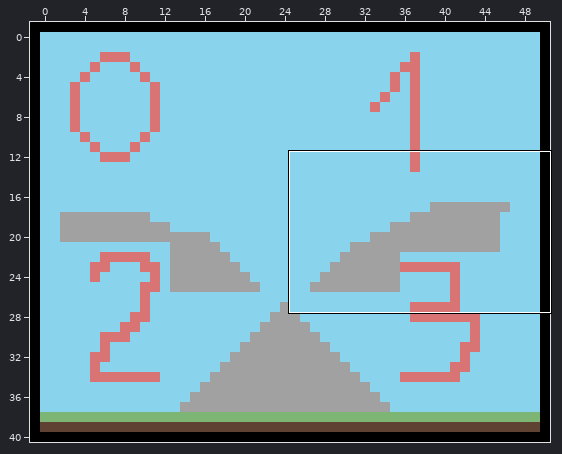
An edit to a level. Tiled map, assets/map/map.tmx. The picture above shows the old version from afar; the outline marks the close-up.
Close-up. The starting point:
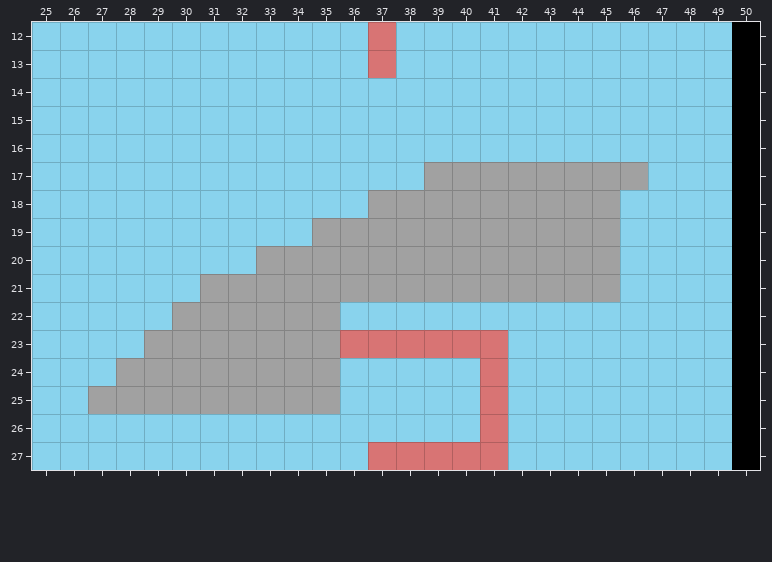
Cells are 32x32 px. Shown: x 25..50, y 12..27. The commit also changed other parts of the map, which this record leaves out. The old version is drawn lined up with the new one.
The result:
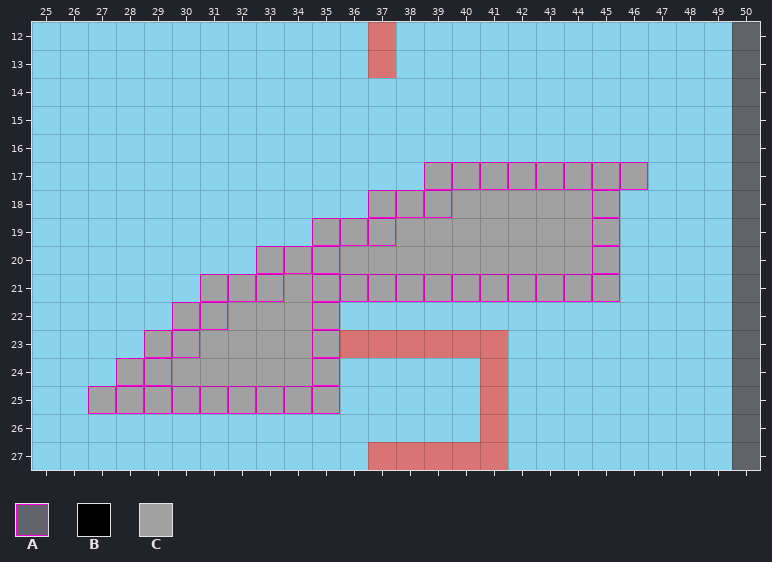
Key: from "tileset": A 0, B 10, C 12.
_ is an empty cell.
The edit:
map size 52x42 -> 50x40 cells (old content now starts at -1,-1; both pictures use the new coordinates)
Layer "map":
The edit adds tile C in row 17 at x 39 to 46; in row 18 at x 37 to 39 and 45; in row 19 at x 35 to 37 and 45; in row 20 at x 33 to 35 and 45; in row 21 at x 31 to 33 and 35 to 45; in row 22 at x 30 to 31 and 35.
The edit adds tile C in row 23 at x 29 to 30 and 35; in row 24 at x 28 to 29 and 35; in row 25 at x 27 to 35.
Tile B is removed in rows 12 to 27 at x 50.
Layer "colliders":
Tile C gives way to tile A in row 17 at x 39 to 46; in row 18 at x 37 to 39 and 45; in row 19 at x 35 to 37 and 45; in row 20 at x 33 to 35 and 45; in row 21 at x 31 to 33 and 35 to 45; in row 22 at x 30 to 31 and 35.
Tile C gives way to tile A in row 23 at x 29 to 30 and 35; in row 24 at x 28 to 29 and 35; in row 25 at x 27 to 35.
Where, in picture pixels (left, top, right, bottom), the same in both close-ups:
removed: (732, 22, 760, 470)
changed: (88, 162, 648, 414)
